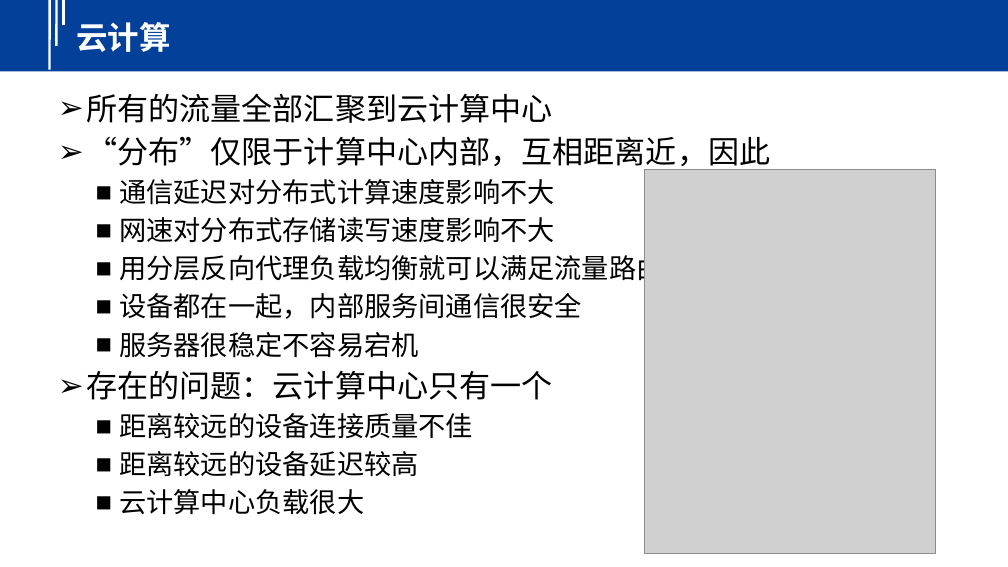
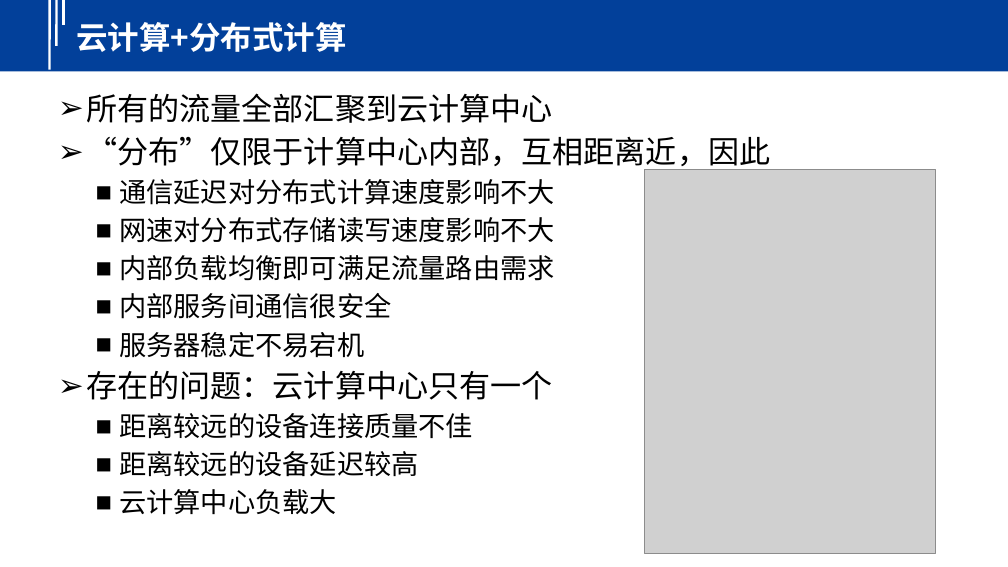
Before and after one commit to yindaheng98/DNet, a slide deck: slide 3 of 介绍.pptx. Drawn at 1008x567 pixels with LibreOffice and Linux fonts; fonts in the diff are those of the drawing; grey boxes stand for pictures; background and template pictures are left out. Boxes give left, top, right and bottom in pixels: in the first picture for what was removed or moved away, otherwise in the second. Text is boxed around its words. In the diff, an @@ line names an element or a change of style, - is before the commit and + after.

```diff
--- a/介绍.pptx
+++ b/介绍.pptx
@@ title at [76, 22, 347, 52]: text changed @@
-云计算
+云计算+分布式计算
@@ text at [119, 255, 554, 358]: text changed @@
-  ■ 用分层反向代理负载均衡就可以满足流量路由需求
-  ■ 设备都在一起，内部服务间通信很安全
-  ■ 服务器很稳定不容易宕机
+  ■ 内部负载均衡即可满足流量路由需求
+  ■ 内部服务间通信很安全
+  ■ 服务器稳定不易宕机
@@ text at [119, 489, 337, 515]: text changed @@
-  ■ 云计算中心负载很大
+  ■ 云计算中心负载大
```
Also in this commit, not shown: 10 other slides changed, 7 slides added.
